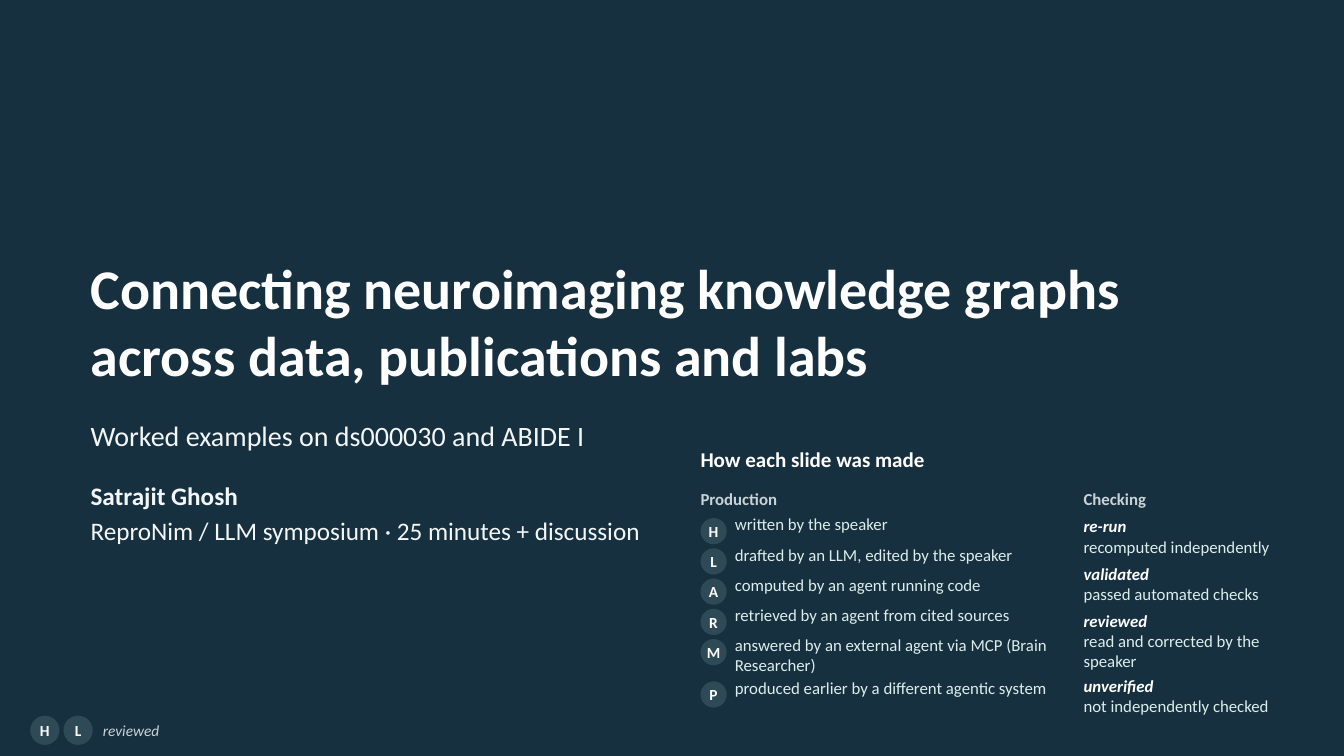
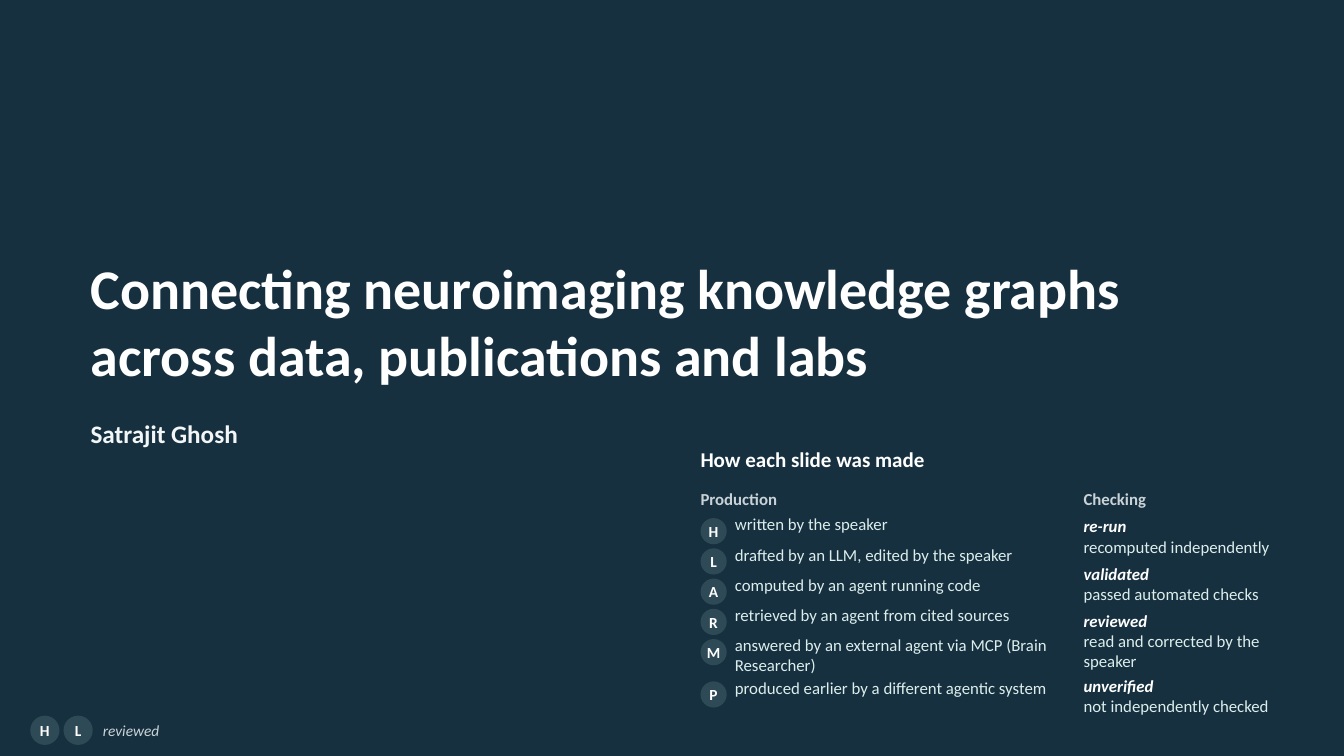
Before and after one commit to ReproNim/llm-workshop-kg, a slide deck: slide 1 of slides/Knowledge_Graphs_Skills_Neuroimaging_v4.pptx. Drawn at 1344x756 pixels with LibreOffice and Linux fonts; fonts in the diff are those of the drawing. Boxes give left, top, right and bottom in pixels: in the first picture for what was removed or moved away, otherwise in the second. Text is boxed around its words. In the diff, an @@ line names an element or a change of style, - is before the commit and + after.

Commit message:
[DATALAD RUNCMD] Build the deck (pptx) and its slide provenance (talk_provenance.ttl), two passes
=== Do not change lines below ===
{
 "chain": [],
 "cmd": "cd slides && node build_deck.js && uv run prov_query.py && node build_deck.js",
 "dsid": "ac6d69f8-1e00-4161-9f88-c8cc5a4964ec",
 "exit": 0,
 "extra_inputs": [],
 "inputs": [
  "slides/build_deck.js",
  "slides/values.js",
  "slides/values_map.json",
  "slides/apply_theme.js",
  "slides/old_deck_v3.md",
  "slides/figs_slide/*.png",
  "slides/demo/*.md",
  "slides/prov_query.py"
 ],
 "outputs": [
  "slides/Knowledge_Graphs_Skills_Neuroimaging_v4.pptx",
  "slides/talk_provenance.ttl",
  "slides/provenance_query.json"
 ],
 "pwd": "."
}
^^^ Do not change lines above ^^^

```diff
--- a/slides/Knowledge_Graphs_Skills_Neuroimaging_v4.pptx
+++ b/slides/Knowledge_Graphs_Skills_Neuroimaging_v4.pptx
@@ text at [91,426,584,451]: paragraph removed @@
-Worked examples on ds000030 and ABIDE I
@@ text at [91,522,640,544]: paragraph removed @@
-ReproNim / LLM symposium · 25 minutes + discussion
```
